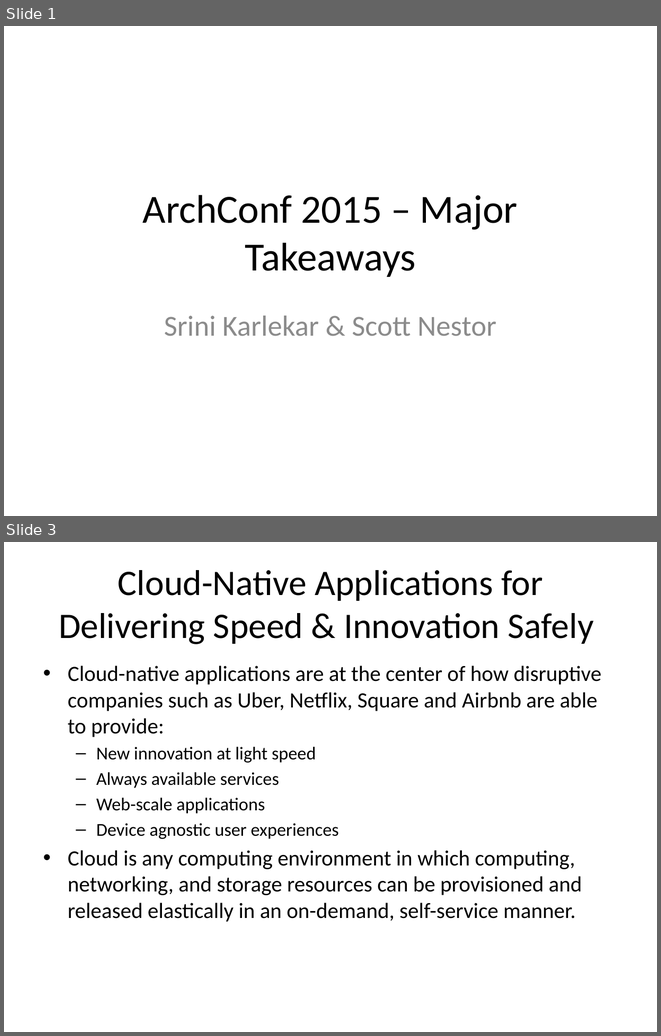
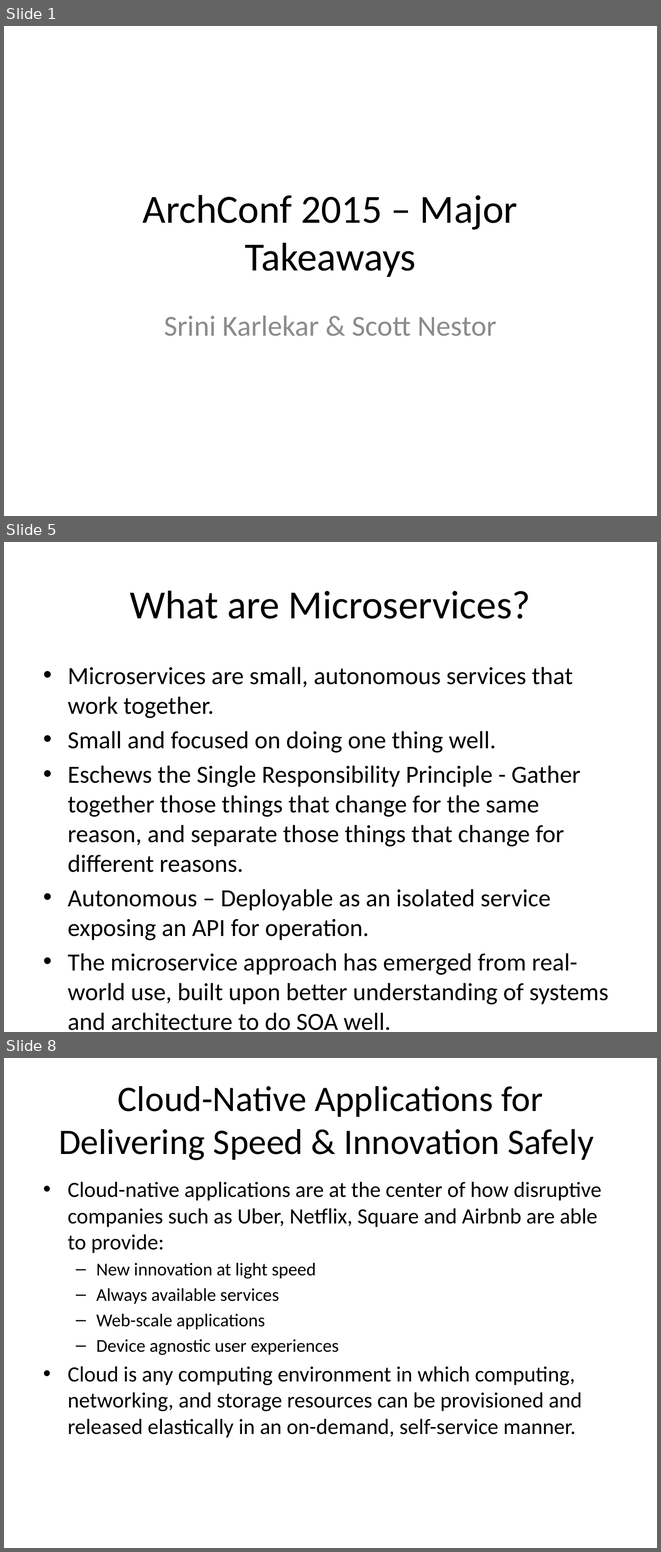
Before and after one commit to arpithparikh/ArchConf2015Collaboration, a slide deck: FannieMaeArchConfTakeaways.pptx. Shown one above the other, each under a label of ours: slides 1 and 3 before the commit, slides 1, 5 and 8 after it; the slides between them are not shown. The pictures are 661x1036 and 661x1552 pixels, drawn with LibreOffice and Linux fonts; fonts in the diff are those of the drawing. Boxes give left, top, right and bottom in pixels: in the first picture for what was removed or moved away, otherwise in the second. Text is boxed around its words. In the diff, an @@ line names an element or a change of style, - is before the commit and + after.

Commit message:
Added Microservices slides

```diff
--- a/FannieMaeArchConfTakeaways.pptx
+++ b/FannieMaeArchConfTakeaways.pptx
@@ slide 5 added at bbox=[4, 542, 657, 1032], background #FFFFFF @@
@@ title added at bbox=[130, 590, 530, 619], 44 pt, text #000000 @@
+What are Microservices?
@@ text added at bbox=[68, 667, 608, 1030], 27.2 pt, text #000000 @@
+• Microservices are small, autonomous services that work together.
+• Small and focused on doing one thing well.
+• Eschews the Single Responsibility Principle - Gather together those things that change for the same reason, and separate those things that change for different reasons.
+• Autonomous – Deployable as an isolated service exposing an API for operation.
+• The microservice approach has emerged from real-world use, built upon better understanding of systems and architecture to do SOA well.
@@ what was slide 3 is now slide 8 @@
```
Also in this commit, not shown: 1 slide changed, 4 other slides added.
